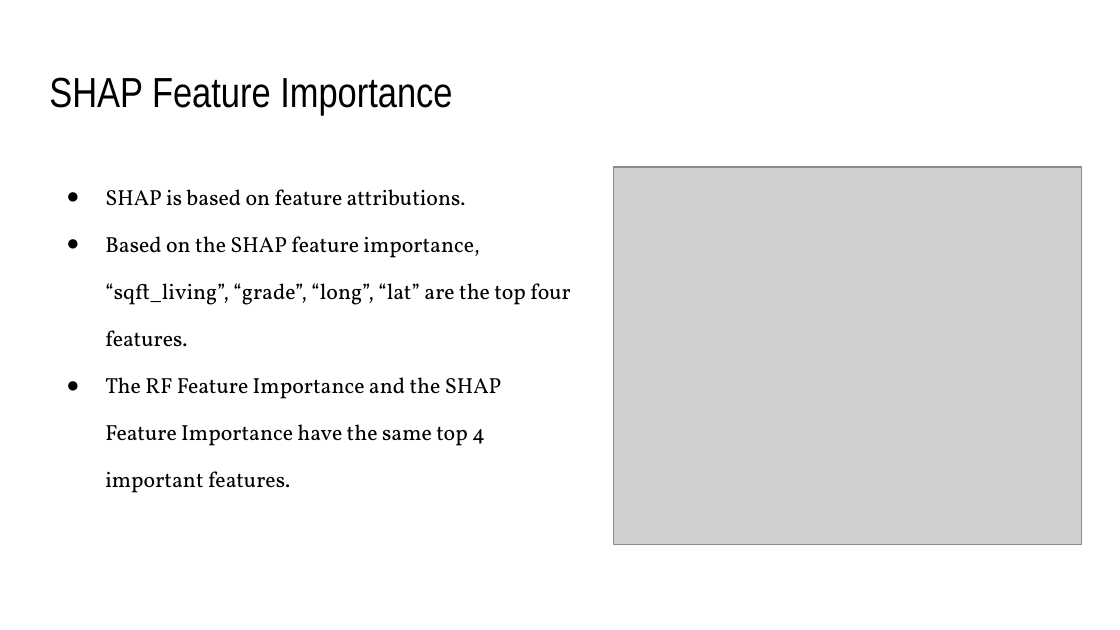
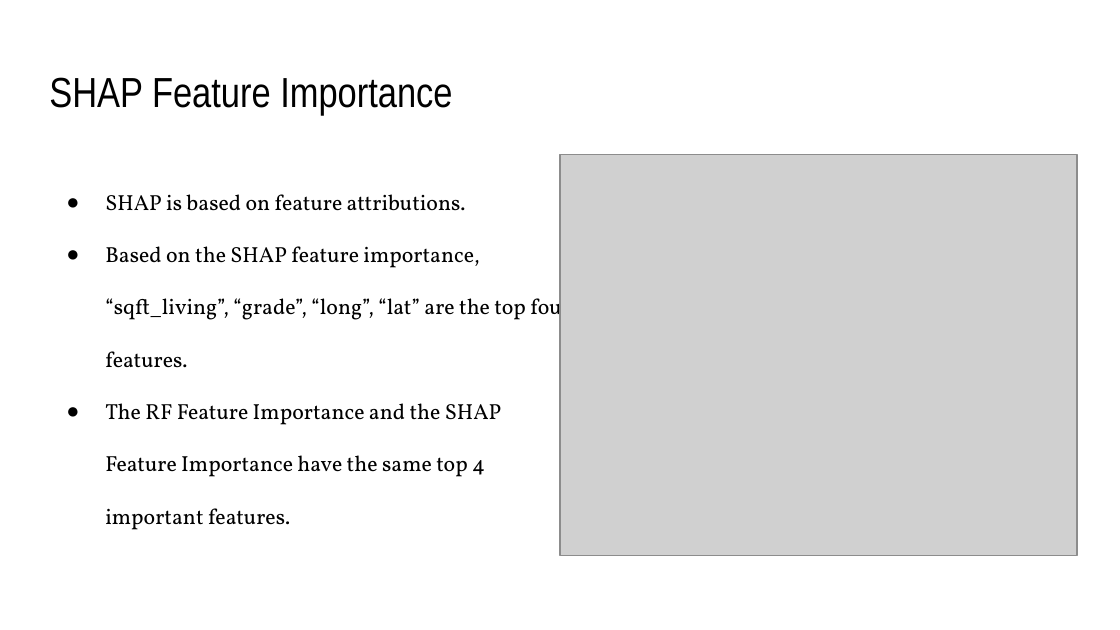
Before and after one commit to KierraDangerfield/Predicting-King-County-House-Prices, a slide deck: slide 7 of Reports/Predicting King County House Prices.pptx. Drawn at 1120x630 pixels with LibreOffice and Linux fonts; fonts in the diff are those of the drawing; grey boxes stand for pictures. Boxes give left, top, right and bottom in pixels: in the first picture for what was removed or moved away, otherwise in the second. Text is boxed around its words. In the diff, an @@ line names an element or a change of style, - is before the commit and + after.

```diff
--- a/Reports/Predicting King County House Prices.pptx
+++ b/Reports/Predicting King County House Prices.pptx
@@ text "SHAP is based on feature ..." at bbox=[105, 194, 570, 530]: line spacing 1.8 to 2 @@
@@ picture: place and size @@
-picture at bbox=[614, 167, 1082, 544]
+picture at bbox=[560, 155, 1077, 556]
```
Also in this commit, not shown: 9 other slides changed, 2 slides added.
